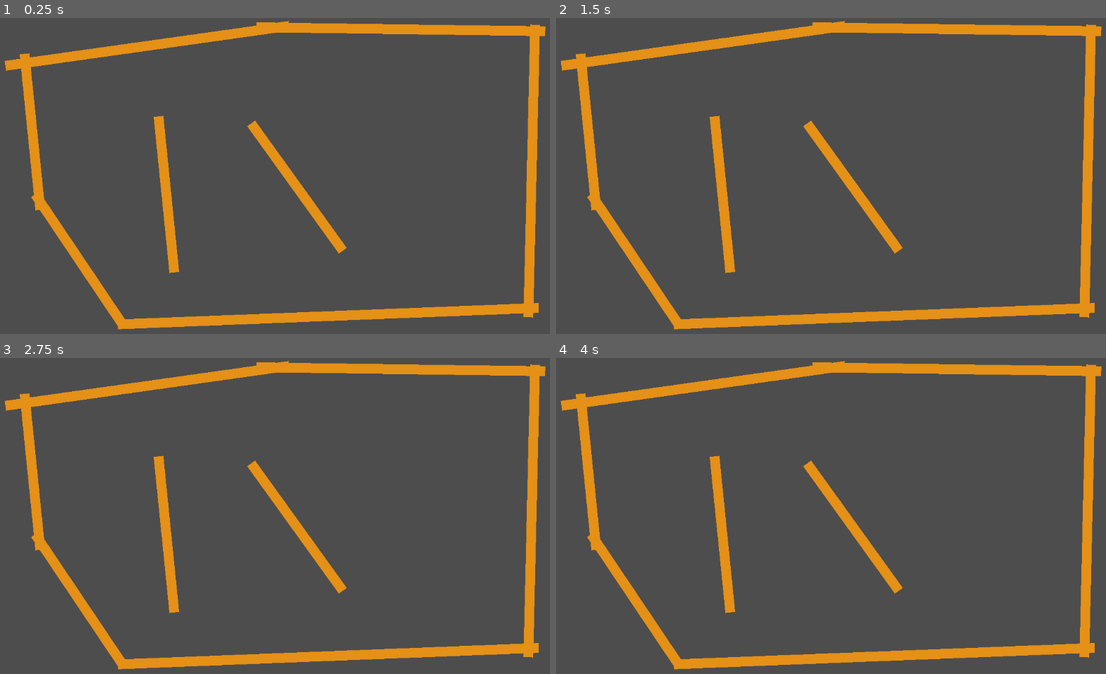
Above: before the commit, frames 1-4 (two rows, left to right).
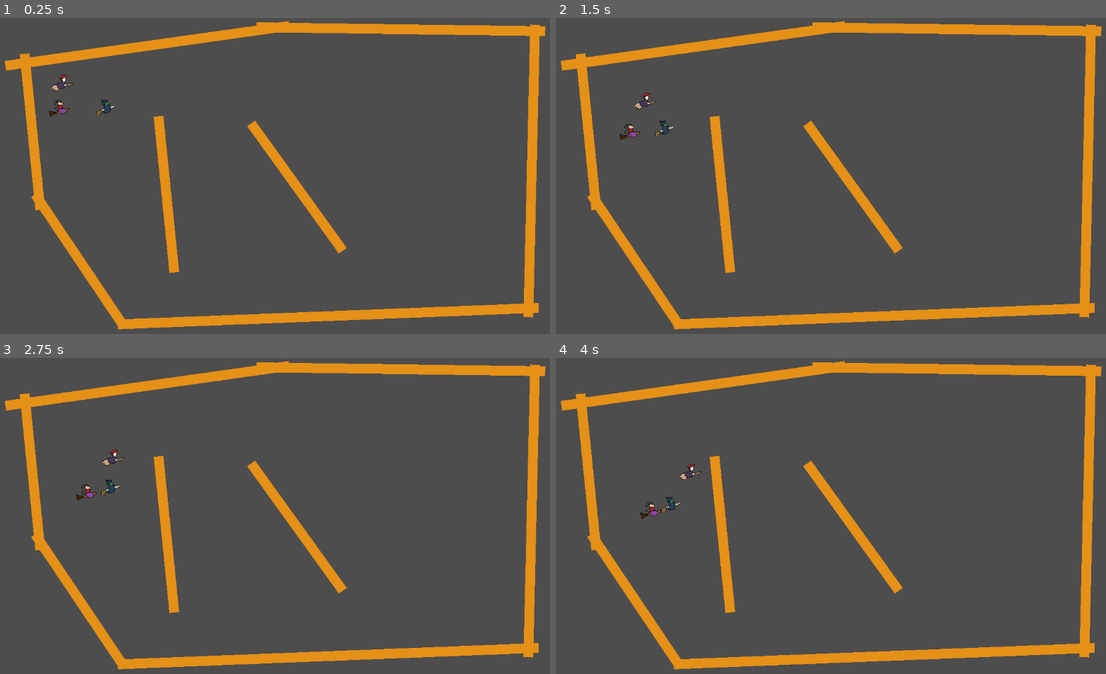
Above: after the commit, the same moments.

Repository: JakeDaSpud/witch-race-tests
Game: Godot game, scene res://Scenes/level_01.tscn
Same seed, same stepped clock (60 frames per second), same inputs: the game is played once before the commit and once after it.
Inputs:
- Up to frame 1 (0.25 s): no input
- Up to frame 2 (1.5 s): no input
- Up to frame 3 (2.75 s): no input
- Up to frame 4 (4 s): no input

The runs differ from the first frame. In frame 1, 0.2% of the frame differs, in the area x 8-22%, y 17-32%; in frame 2, 0.2%; in frame 3, 0.2%; in frame 4, 0.2%.

Commit message:
:sparkles: spawning and moving works, bouncing next!!

Diff:
--- /dev/null
+++ b/Entities/broomer.tscn
@@ -0,0 +1,13 @@
+[gd_scene load_steps=3 format=3 uid="uid://dc3fa1s107vl0"]
+
+[ext_resource type="PackedScene" uid="uid://dt4t3vwn8xivt" path="res://Entities/witch.tscn" id="1_agsbs"]
+[ext_resource type="Texture2D" uid="uid://cx2nkaurvlpyb" path="res://Assets/Sprites/broomer.png" id="2_hpkuj"]
+
+[node name="Witch" instance=ExtResource("1_agsbs")]
+display_name = "broomer"
+
+[node name="Sprite" parent="." index="0"]
+texture = ExtResource("2_hpkuj")
+
+[node name="CollisionPolygon2D" type="CollisionPolygon2D" parent="." index="1"]
+polygon = PackedVector2Array(-11, -12, -10, -14, -9, -15, -7, -16, -3, -17, 1, -17, 3, -16, 4, -15, 4, -12, 6, -12, 9, -9, 9, -8, 7, -8, 7, -7, 7, -5, 7, -1, 10, 0, 14, 0, 17, -1, 20, -1, 21, 1, 21, 2, 20, 4, 18, 5, 15, 6, 14, 9, 13, 10, 9, 11, 7, 12, 5, 12, 3, 10, 0, 10, -5, 11, -8, 12, -10, 13, -13, 14, -15, 15, -17, 17, -19, 17, -20, 14, -21, 10, -21, 4, -20, 4, -18, 5, -14, 6, -14, 7, -5, 7, -5, 6, -5, 4, -8, 3, -11, 2, -11, 0, -9, -2, -7, -3, -5, -5, -4, -8, -4, -12, -6, -12, -6, -11, -7, -9, -8, -7, -10, -7, -11, -8)
--- /dev/null
+++ b/Entities/eastcoastrepresent.tscn
@@ -0,0 +1,13 @@
+[gd_scene load_steps=3 format=3 uid="uid://ds28hd04ywq7c"]
+
+[ext_resource type="PackedScene" uid="uid://dt4t3vwn8xivt" path="res://Entities/witch.tscn" id="1_3pygr"]
+[ext_resource type="Texture2D" uid="uid://2qrbah4ekp0a" path="res://Assets/Sprites/eastcoastrepresent.png" id="2_ybxlg"]
+
+[node name="Witch" instance=ExtResource("1_3pygr")]
+display_name = "eastcoastrepresent"
+
+[node name="Sprite" parent="." index="0"]
+texture = ExtResource("2_ybxlg")
+
+[node name="CollisionPolygon2D" type="CollisionPolygon2D" parent="." index="1"]
+polygon = PackedVector2Array(-10, -17, 3, -17, 4, -16, 8, -9, 9, -4, 14, -5, 20, -5, 20, -3, 18, -1, 16, 0, 13, 1, 11, 2, 10, 7, 8, 9, 5, 10, 3, 11, -5, 11, -5, 8, -8, 8, -8, 10, -9, 12, -10, 13, -12, 16, -14, 17, -16, 17, -18, 16, -19, 15, -19, 8, -18, 6, -16, 5, -11, 4, -8, 3, -7, 2, -5, 1, -4, 0, -4, -6, -7, -6, -8, -8, -8, -10, -7, -11, -8, -13, -9, -14, -10, -16)
--- /dev/null
+++ b/Entities/kinkler.tscn
@@ -0,0 +1,13 @@
+[gd_scene load_steps=3 format=3 uid="uid://dwn8olcr2nd8k"]
+
+[ext_resource type="PackedScene" uid="uid://dt4t3vwn8xivt" path="res://Entities/witch.tscn" id="1_vq4sg"]
+[ext_resource type="Texture2D" uid="uid://mgkeeii4ubh2" path="res://Assets/Sprites/kinkler.png" id="2_bcpyx"]
+
+[node name="Witch" instance=ExtResource("1_vq4sg")]
+display_name = "kinkler"
+
+[node name="Sprite" parent="." index="0"]
+texture = ExtResource("2_bcpyx")
+
+[node name="CollisionPolygon2D" type="CollisionPolygon2D" parent="." index="1"]
+polygon = PackedVector2Array(-22, 11, -22, 9, -17, 4, -15, 3, -11, 2, -10, 1, -9, 0, -3, -1, -1, -2, -2, -5, -5, -10, -5, -12, -3, -14, 1, -17, 6, -17, 11, -15, 11, 0, 23, 0, 23, 2, 21, 4, 19, 5, 16, 6, 12, 7, 7, 10, 6, 11, 1, 12, -5, 13, -8, 16, -10, 17, -13, 17, -17, 16, -21, 12)
--- a/Entities/witch.tscn
+++ b/Entities/witch.tscn
@@ -1,20 +1,12 @@
-[gd_scene load_steps=3 format=3 uid="uid://dt4t3vwn8xivt"]
+[gd_scene load_steps=2 format=3 uid="uid://dt4t3vwn8xivt"]
 
 [ext_resource type="Script" uid="uid://uldg23vi86bn" path="res://Scripts/witch.gd" id="1_f8wfy"]
 
-[sub_resource type="CircleShape2D" id="CircleShape2D_lvbw7"]
-
 [node name="Witch" type="RigidBody2D"]
+gravity_scale = 0.0
 inertia = 2.0
+lock_rotation = true
 script = ExtResource("1_f8wfy")
 
-[node name="ColorRect" type="ColorRect" parent="."]
-offset_left = -10.0
-offset_top = -10.0
-offset_right = 10.0
-offset_bottom = 10.0
-color = Color(0.69698, 0.552677, 0.999998, 1)
-
-[node name="CollisionShape2D" type="CollisionShape2D" parent="."]
-shape = SubResource("CircleShape2D_lvbw7")
-debug_color = Color(0, 0.610941, 0.631958, 0.42)
+[node name="Sprite" type="Sprite2D" parent="."]
+texture_filter = 1
--- a/Scenes/Boundary.tscn
+++ b/Scenes/Boundary.tscn
@@ -2,7 +2,7 @@
 
 [sub_resource type="RectangleShape2D" id="RectangleShape2D_t5qyx"]
 
-[node name="Boundary" type="Node2D"]
+[node name="Boundary" type="StaticBody2D"]
 
 [node name="ColorRect" type="ColorRect" parent="."]
 offset_left = -10.0
--- a/Scenes/WitchManager.tscn
+++ b/Scenes/WitchManager.tscn
@@ -31,3 +31,5 @@
 
 [node name="WitchSpawn9" parent="." instance=ExtResource("1_65ub3")]
 position = Vector2(100, 100)
+
+[node name="Witches" type="Node2D" parent="."]
--- a/Scenes/level_01.tscn
+++ b/Scenes/level_01.tscn
@@ -1,12 +1,16 @@
-[gd_scene load_steps=3 format=3 uid="uid://by7jangicrtcv"]
+[gd_scene load_steps=6 format=3 uid="uid://by7jangicrtcv"]
 
 [ext_resource type="PackedScene" uid="uid://dqqxiexaoi81q" path="res://Scenes/Boundary.tscn" id="1_f6slu"]
 [ext_resource type="PackedScene" uid="uid://bm87rgrj6ohlm" path="res://Scenes/WitchManager.tscn" id="1_fr3la"]
+[ext_resource type="PackedScene" uid="uid://dc3fa1s107vl0" path="res://Entities/broomer.tscn" id="2_g0uxb"]
+[ext_resource type="PackedScene" uid="uid://ds28hd04ywq7c" path="res://Entities/eastcoastrepresent.tscn" id="3_avkje"]
+[ext_resource type="PackedScene" uid="uid://dwn8olcr2nd8k" path="res://Entities/kinkler.tscn" id="4_gr51b"]
 
 [node name="Level 01" type="Node2D"]
 
 [node name="WitchManager" parent="." instance=ExtResource("1_fr3la")]
-position = Vector2(121, 112)
+position = Vector2(134, 125)
+witches = Array[PackedScene]([ExtResource("2_g0uxb"), ExtResource("3_avkje"), ExtResource("4_gr51b")])
 
 [node name="Boundaries" type="Node2D" parent="."]
 
--- a/Scripts/witch.gd
+++ b/Scripts/witch.gd
@@ -1,10 +1,10 @@
 extends RigidBody2D
 
 @export var display_name : String = "DEFAULT_WITCH";
-var starting_force : float = 5;
+var starting_force : int = 50;
 
 func begin_movement() -> void:
-	self.apply_impulse(Vector2(randi(), randi()));
+	self.apply_impulse(Vector2(randi() % starting_force, randi() % starting_force));
 
 func body_entered(body : Node) -> void:
 
--- a/Scripts/witch_manager.gd
+++ b/Scripts/witch_manager.gd
@@ -15,8 +15,14 @@
 		var nextSpawn : int = randi() % spawns.size();
 
 		# Spawn witch there
-		var newWitch : Node = witch.new();
-		spawns[nextSpawn].add_child(newWitch);
+		var newWitch = witch.instantiate();
+		newWitch.position = spawns[nextSpawn].position;
+		$Witches.add_child(newWitch);
 
 		# Remove the used spawn point
 		spawns.remove_at(nextSpawn);
+
+	spawns.clear();
+
+	for witch in $Witches.get_children() as Array[PackedScene]:
+		witch.begin_movement();
